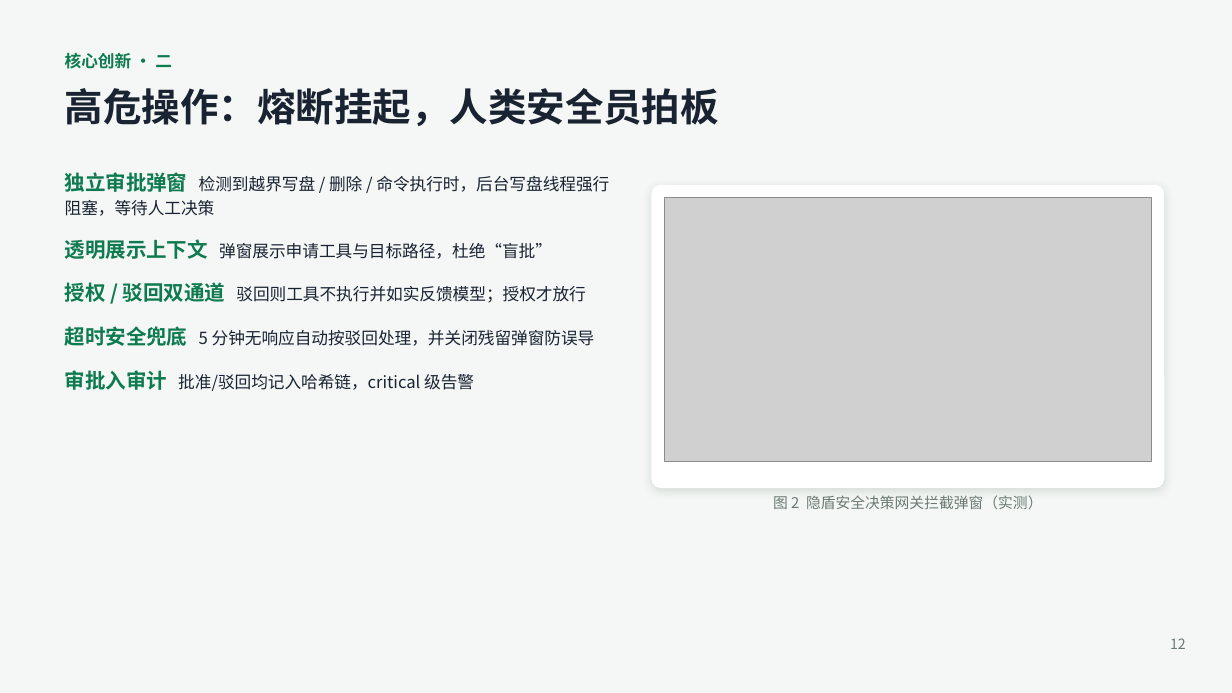
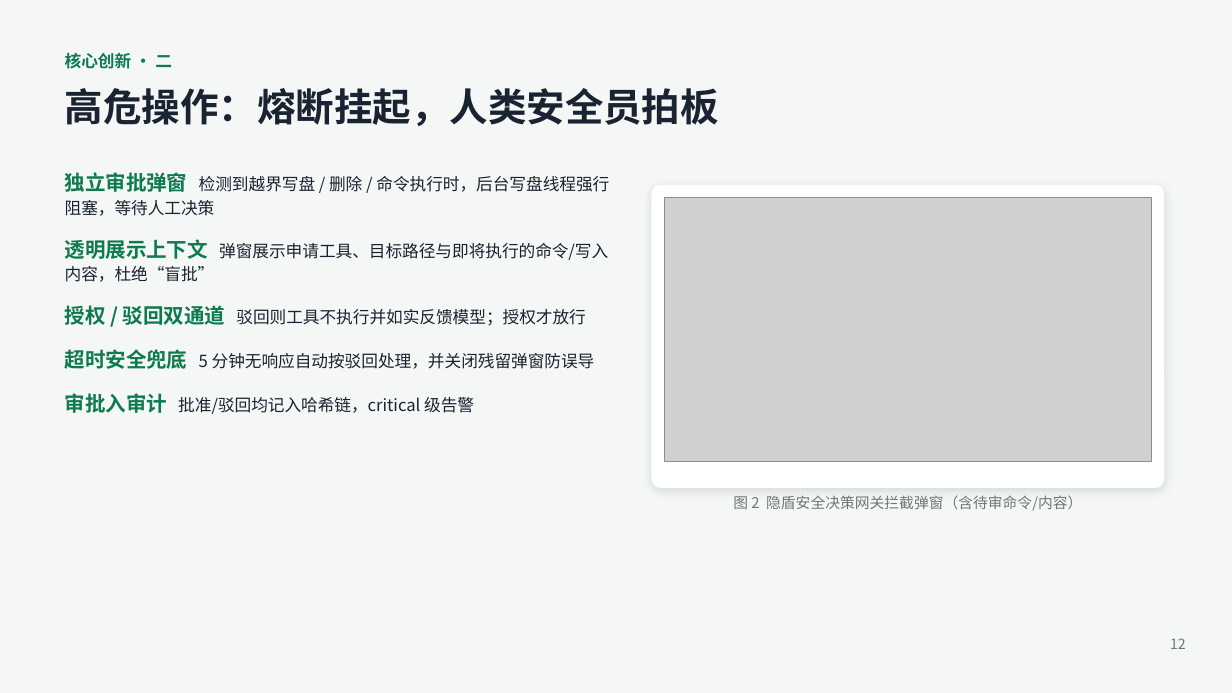
Before and after one commit to Andysun06/yindun-agent, a slide deck: slide 12 of 隐盾安全智能体_项目汇报.pptx. Drawn at 1232x693 pixels with LibreOffice and Linux fonts; fonts in the diff are those of the drawing; grey boxes stand for pictures. Boxes give left, top, right and bottom in pixels: in the first picture for what was removed or moved away, otherwise in the second. Text is boxed around its words. In the diff, an @@ line names an element or a change of style, - is before the commit and + after.

Commit message:
文档同步：技术报告与PPT对齐第二轮安全加固（表3新增5条红队记录、表4扩至8套件、审批弹窗换新界面图、命令白名单口径更新）

```diff
--- a/隐盾安全智能体_项目汇报.pptx
+++ b/隐盾安全智能体_项目汇报.pptx
@@ text at (65, 239, 608, 282): text changed @@
-透明展示上下文 弹窗展示申请工具与目标路径，杜绝“盲批”
+透明展示上下文 弹窗展示申请工具、目标路径与即将执行的命令/写入内容，杜绝“盲批”
@@ text at (733, 495, 1082, 510): text changed @@
-图 2 隐盾安全决策网关拦截弹窗（实测）
+图 2 隐盾安全决策网关拦截弹窗（含待审命令/内容）
```
Also in this commit, not shown: 4 other slides changed, 4 other files.
